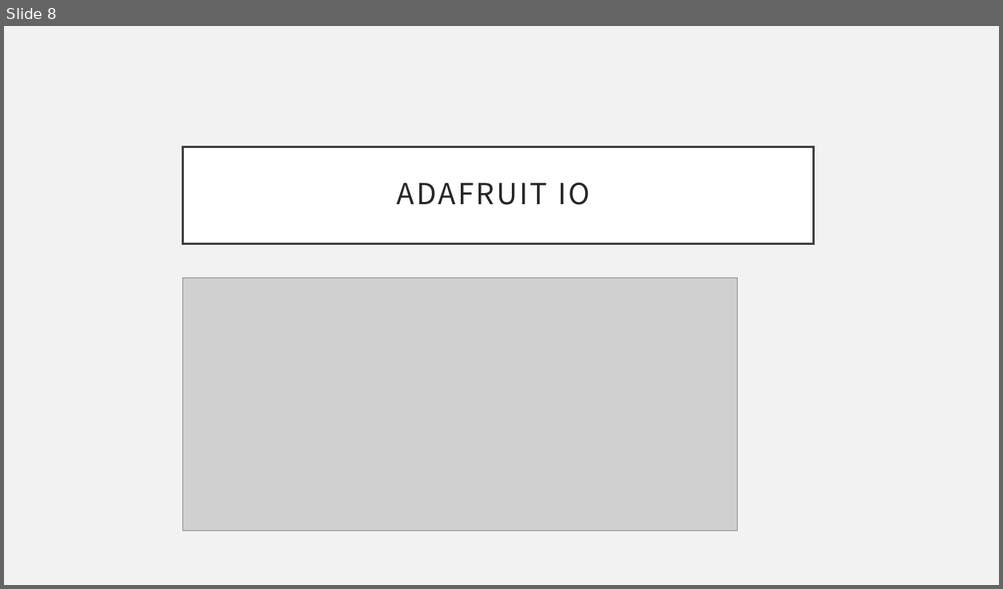
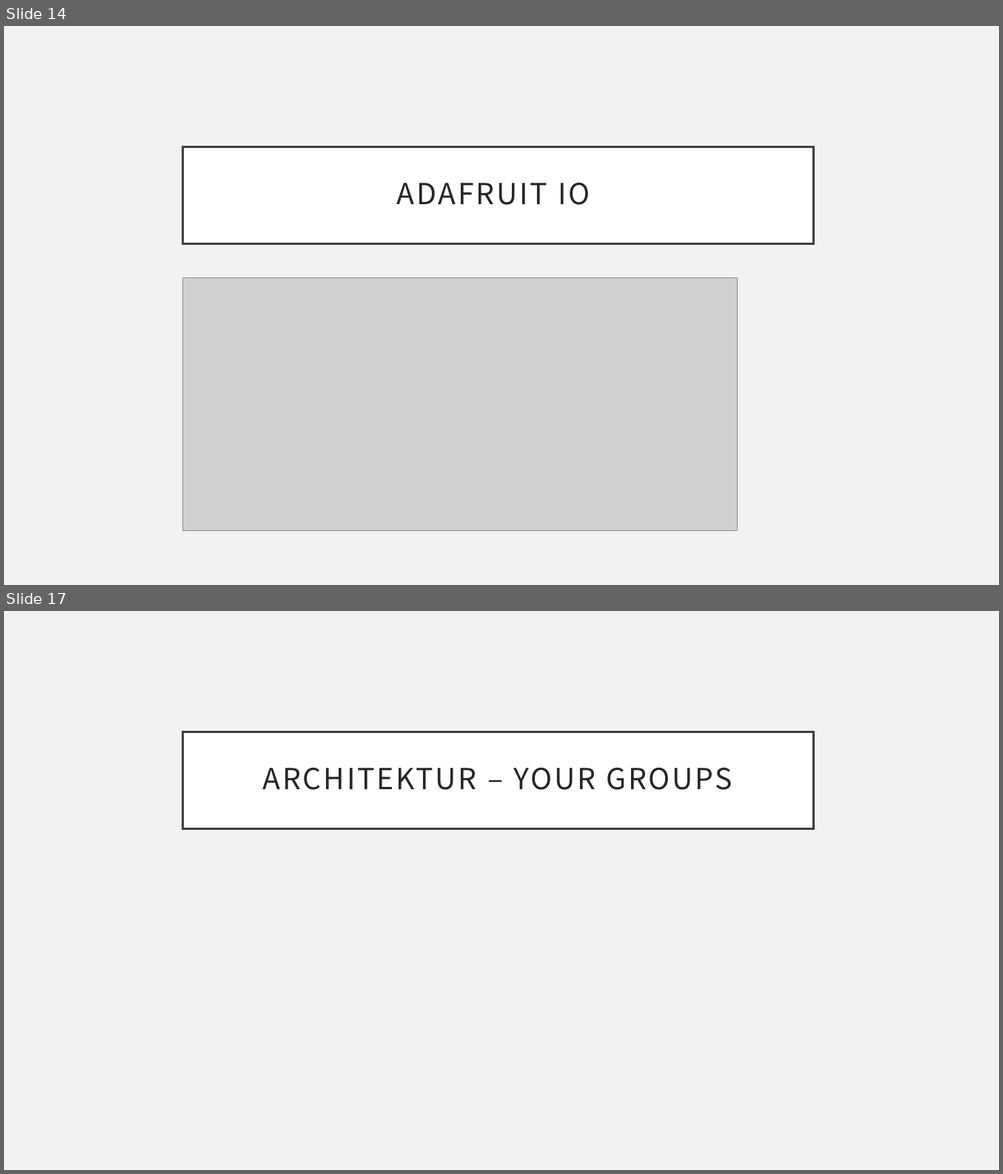
Before and after one commit to ProjektlaborEmbeddedSecurity/Presentation, a slide deck: PES.pptx. Shown one above the other, each under a label of ours: slide 8 before the commit, slides 14 and 17 after it; the slides between them are not shown. The pictures are 1003x589 and 1003x1174 pixels, drawn with LibreOffice and Linux fonts; fonts in the diff are those of the drawing; grey boxes stand for pictures; background and template pictures are left out. Boxes give left, top, right and bottom in pixels: in the first picture for what was removed or moved away, otherwise in the second. Text is boxed around its words. In the diff, an @@ line names an element or a change of style, - is before the commit and + after.

```diff
--- a/PES.pptx
+++ b/PES.pptx
@@ slide 17 added at [4, 611, 999, 1170], background #F2F2F2 @@
@@ title added at [182, 732, 813, 829], fill #FFFFFF, outline #404040 2.5 pt, 28 pt, text #262626 @@
+ARCHITEKTUR – YOUR GROUPS
@@ what was slide 8 is now slide 14 @@
```
Also in this commit, not shown: 1 slide changed, 8 other slides added.
